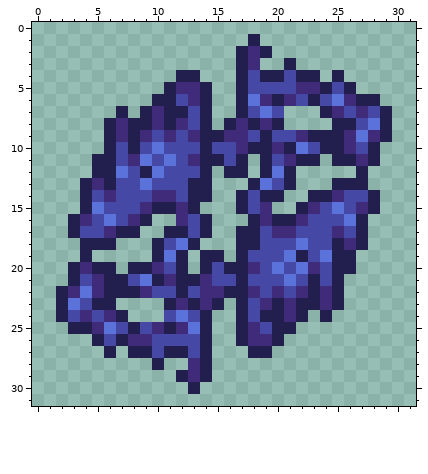
Edited in one commit: pixel-art sprite (crawl-ref/source/rltiles/effect/ostracise.png). Above, as it was before the edit.
The file is 32x32 pixels.
Once edited:
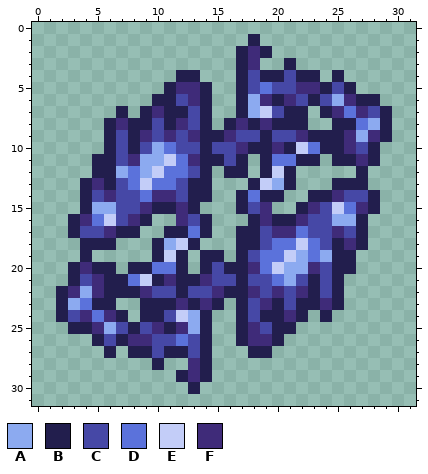
Palette (. is transparent): A #8caaf0  B #221e4d  C #4648a6  D #5b72db  E #c3cdf8  F #3f2b79
What changed:
{"y":5,"x":19,"old":"C","new":"D"}
{"y":6,"x":18,"old":"D","new":"A"}
{"y":6,"x":25,"old":"D","new":"A"}
{"y":7,"x":18,"old":"CD","new":"AE"}
{"y":7,"x":21,"old":"..","new":"BB"}
{"y":7,"x":26,"old":"C","new":"D"}
{"y":8,"x":10,"old":"F","new":"C"}
{"y":8,"x":21,"old":"..","new":"BB"}
{"y":8,"x":27,"old":"CD","new":"DA"}
{"y":9,"x":7,"old":"F","new":"C"}
{"y":9,"x":17,"old":"F","new":"C"}
{"y":9,"x":27,"old":"D","new":"A"}
{"y":10,"x":10,"old":"DC","new":"AD"}
{"y":10,"x":22,"old":"DC","new":"ED"}
{"y":11,"x":9,"old":"DCDC","new":"AAED"}
{"y":11,"x":20,"old":"CF","new":"DD"}
{"y":12,"x":7,"old":"DCBDCC","new":"ADAEDD"}
{"y":12,"x":20,"old":"D","new":"E"}
{"y":13,"x":8,"old":"CDCC","new":"DEDD"}
{"y":13,"x":19,"old":"DC","new":"EA"}
{"y":14,"x":9,"old":"C","new":"D"}
{"y":14,"x":18,"old":"C","new":"D"}
{"y":15,"x":5,"old":"DC","new":"AA"}
{"y":15,"x":25,"old":"DC","new":"ED"}
{"y":16,"x":5,"old":"CD","new":"DE"}
{"y":16,"x":25,"old":"CD","new":"AA"}
{"y":17,"x":13,"old":"C","new":"D"}
{"y":17,"x":22,"old":"C","new":"D"}
{"y":18,"x":11,"old":"CD","new":"AE"}
{"y":18,"x":20,"old":"CCDC","new":"DDED"}
{"y":19,"x":11,"old":"D","new":"E"}
{"y":19,"x":19,"old":"CCDBCD","new":"DDEADA"}
{"y":20,"x":10,"old":"FC","new":"DD"}
{"y":20,"x":19,"old":"CDCD","new":"DEAA"}
{"y":21,"x":8,"old":"CD","new":"DE"}
{"y":21,"x":20,"old":"CD","new":"DA"}
{"y":22,"x":4,"old":"D","new":"A"}
{"y":22,"x":14,"old":"F","new":"C"}
{"y":22,"x":24,"old":"F","new":"C"}
{"y":23,"x":3,"old":"DC","new":"AD"}
{"y":23,"x":9,"old":"..","new":"BB"}
{"y":23,"x":21,"old":"F","new":"C"}
{"y":24,"x":5,"old":"C","new":"D"}
{"y":24,"x":9,"old":"..","new":"BB"}
{"y":24,"x":12,"old":"DC","new":"EA"}
{"y":25,"x":6,"old":"D","new":"A"}
{"y":25,"x":13,"old":"D","new":"A"}
{"y":26,"x":12,"old":"C","new":"D"}
{"label":"changed","picture_box":[68,82,380,346]}
